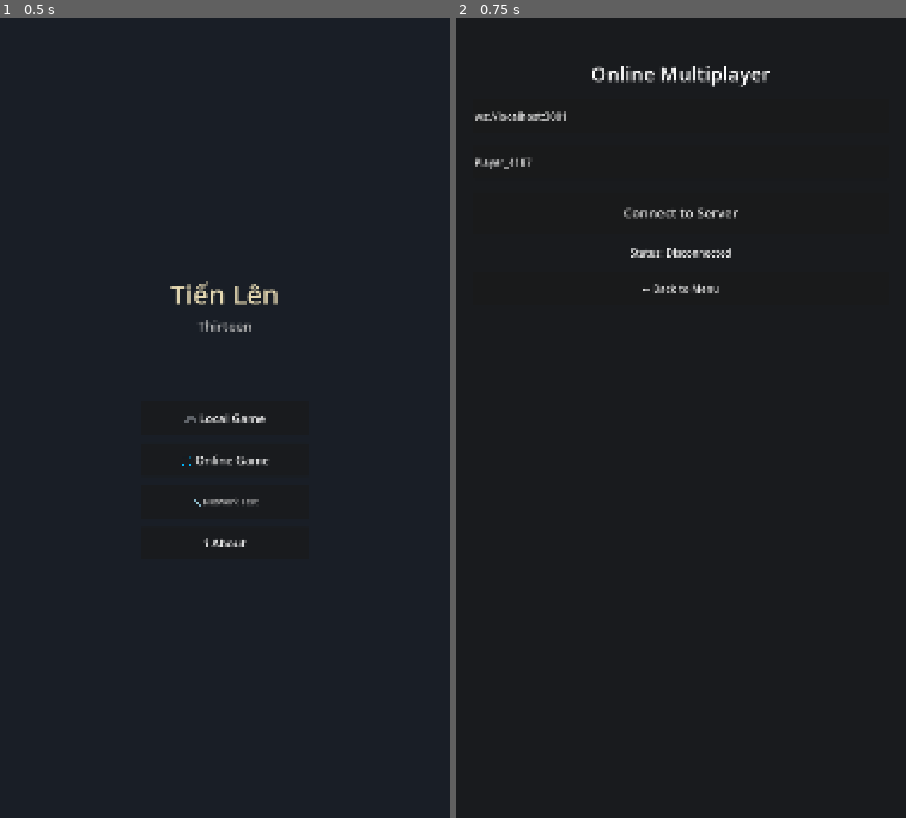
Above: before the commit, frames 1-2 (left to right).
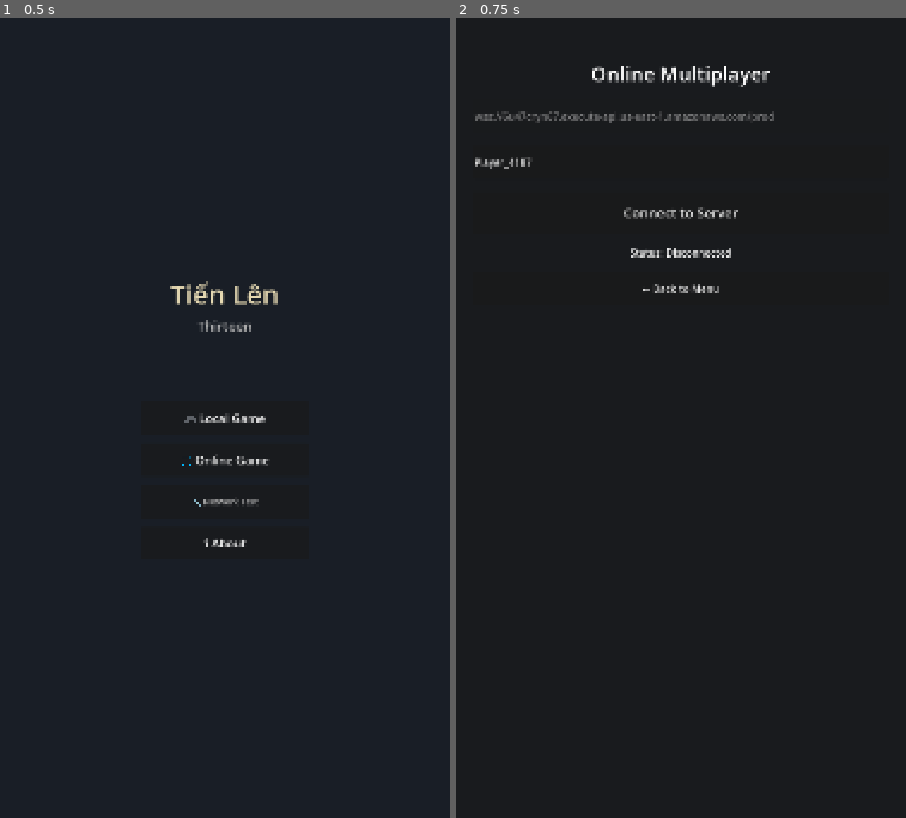
Above: after the commit, the same moments.

Repository: binhrobles/thirteen
Game: Godot game, scene res://scenes/main_menu.tscn
Same seed, same stepped clock (60 frames per second), same inputs: the game is played once before the commit and once after it.
Inputs:
- Up to frame 1 (0.5 s): no input
- Up to frame 2 (0.75 s): click "🌐 Online Game" at 0.5 s

Frame 1 is identical in both runs. In frame 2, 0.4% of the frame differs, in the area x 4-71%, y 11-14%.

Commit message:
Hardcode production WebSocket server URL
Configure online lobby and network test to use production AWS server:
- URL: wss://6u47cryn67.execute-api.us-east-1.amazonaws.com/prod
- Server URL input is now read-only in online lobby
- Players no longer need to know/enter the server URL

Verified working:
- WebSocket connection successful with wss:// protocol
- Query parameters (playerId, playerName) accepted
- Successfully claims seats and receives tourney updates
- Ready for production multiplayer testing

Note: The query parameter issue only occurred with ws:// (insecure)
Using wss:// (secure WebSocket) works correctly in Godot 4.x

Co-Authored-By: Claude Sonnet 4.5 <noreply@anthropic.com>

Diff:
--- a/scripts/network_test.gd
+++ b/scripts/network_test.gd
@@ -17,8 +17,8 @@
 
 
 func _ready() -> void:
-	# Set default values
-	server_url_input.text = "ws://localhost:3001"
+	# Set default values (production server)
+	server_url_input.text = "wss://6u47cryn67.execute-api.us-east-1.amazonaws.com/prod"
 	player_id_input.text = _generate_uuid()
 	player_name_input.text = "Player_%d" % randi_range(1000, 9999)
 
--- a/scripts/online_lobby.gd
+++ b/scripts/online_lobby.gd
@@ -28,8 +28,9 @@
 	# Generate player ID
 	player_id = _generate_uuid()
 
-	# Set default server URL
-	server_url_input.text = "ws://localhost:3001"
+	# Set production server URL (hardcoded)
+	server_url_input.text = "wss://6u47cryn67.execute-api.us-east-1.amazonaws.com/prod"
+	server_url_input.editable = false  # Don't allow editing in production
 	player_name_input.text = "Player_%d" % randi_range(1000, 9999)
 
 	# Connect button signals
